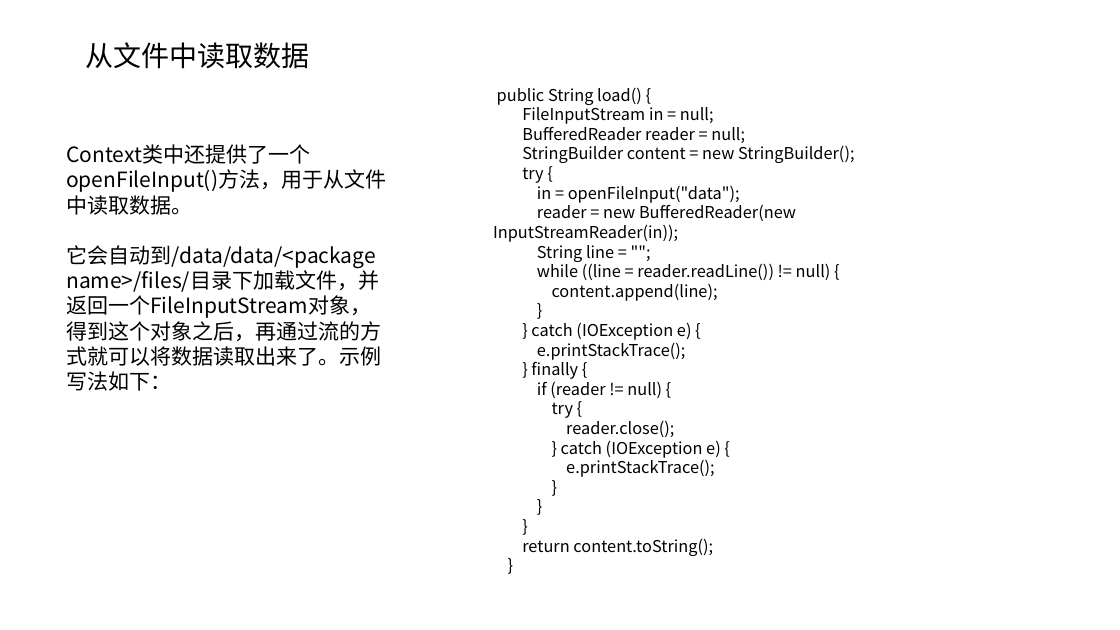
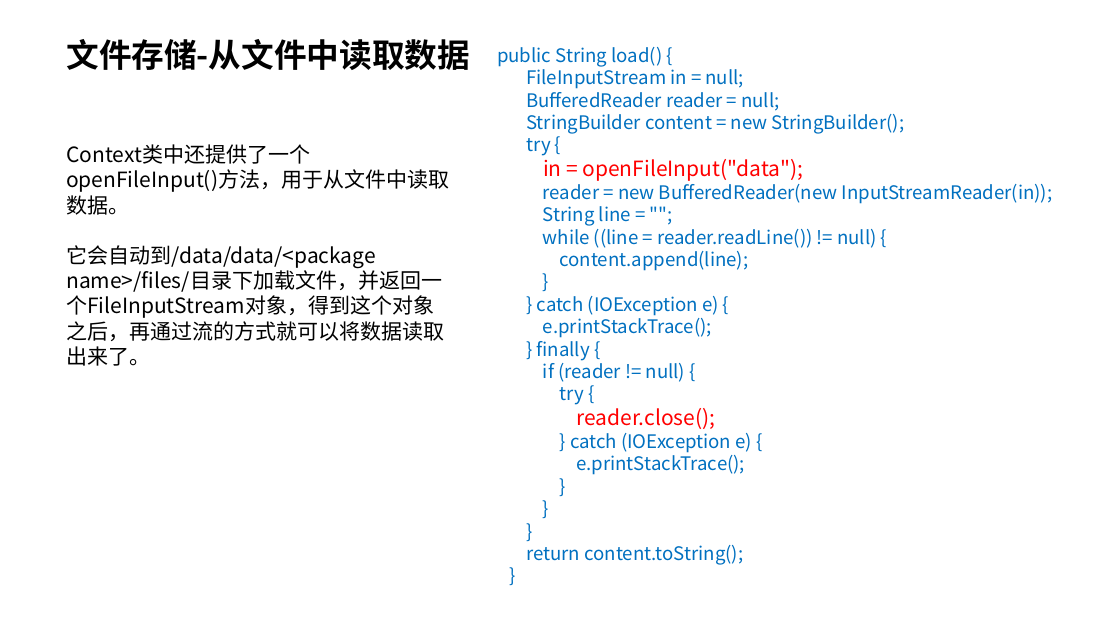
Before and after one commit to MultmediaMetaverse/LearningMultiMedia, a slide deck: slide 7 of Android 持久化技术+跨程序共享数据技术ContentProvider详解.pptx. Drawn at 1120x630 pixels with LibreOffice and Linux fonts; fonts in the diff are those of the drawing. Boxes give left, top, right and bottom in pixels: in the first picture for what was removed or moved away, otherwise in the second. Text is boxed around its words. In the diff, an @@ line names an element or a change of style, - is before the commit and + after.

```diff
--- a/Android 持久化技术+跨程序共享数据技术ContentProvider详解.pptx
+++ b/Android 持久化技术+跨程序共享数据技术ContentProvider详解.pptx
@@ title at [66, 39, 470, 70]: text changed; size 24 to 28 pt; bold on @@
-从文件中读取数据
+文件存储-从文件中读取数据
@@ text "public String load() {": place and size @@
-text "public String load() {" at [493, 87, 854, 556]
+text "public String load() {" at [497, 47, 1053, 565]
@@ text "public String load() {" at [497, 47, 1053, 565]: size 14 to 16 pt, text colour #000000 to #0070C0; size 14 to 18 pt, text colour #000000 to #FF0000 in "in = openFileInput("data");", "reader.close();" @@
@@ text at [66, 245, 444, 366]: text changed @@
-它会自动到/data/data/<package name>/files/目录下加载文件，并返回一个FileInputStream对象，得到这个对象之后，再通过流的方式就可以将数据读取出来了。示例写法如下：
+它会自动到/data/data/<package name>/files/目录下加载文件，并返回一个FileInputStream对象，得到这个对象之后，再通过流的方式就可以将数据读取出来了。
```
Also in this commit, not shown: 30 other slides changed, 2 slides added, 1 slide removed.
